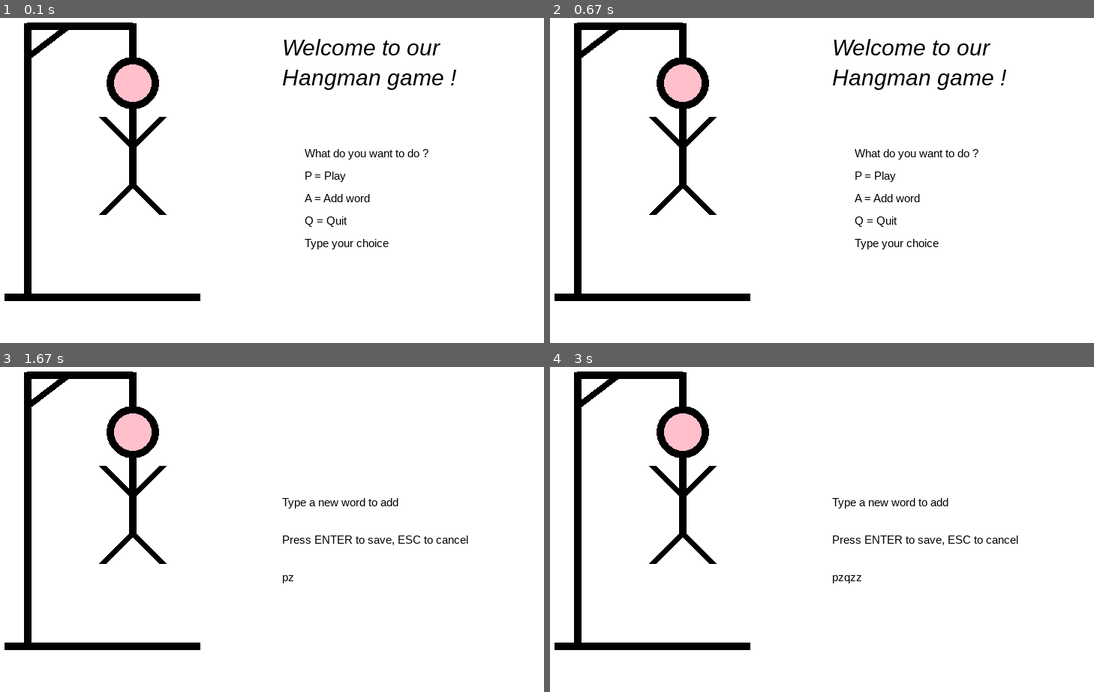
Above: before the commit, frames 1-4 (two rows, left to right).
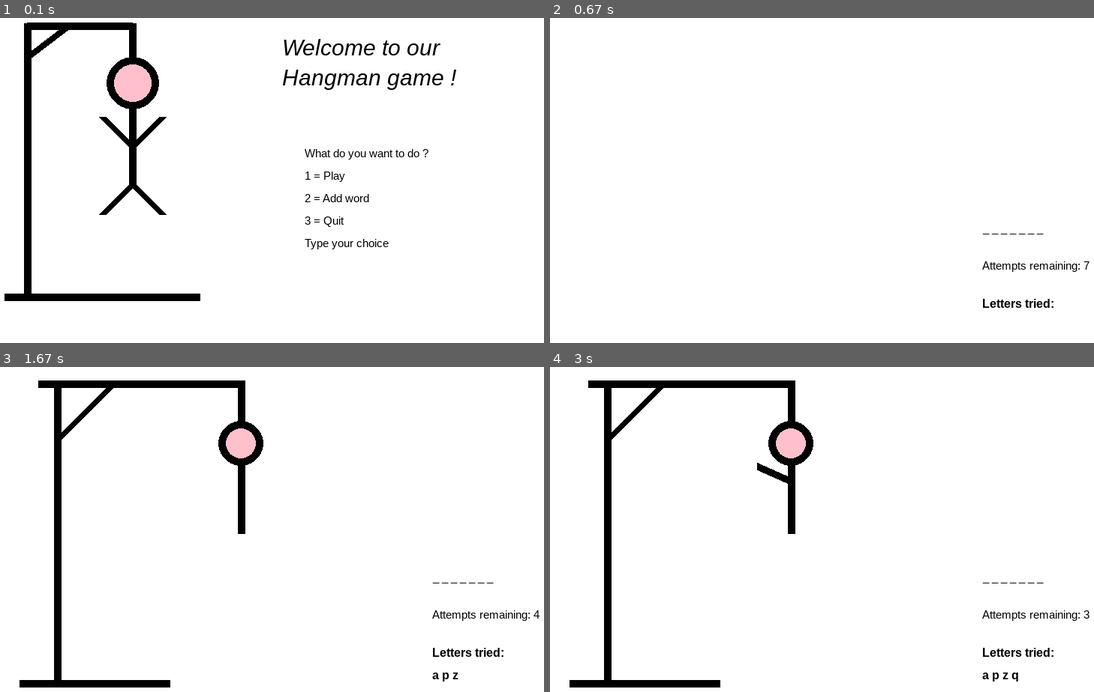
Above: after the commit, the same moments.

Repository: elodie-boweren/Pendu
Game: pygame game, started from main_loop.py
The game is run twice, just before and just after one commit, with the same random seed, the same clock (stepped at 60 frames per second) and the same inputs.
Inputs:
- Up to frame 1 (0.1 s): no input
- Up to frame 2 (0.67 s): tap 1 at 0.33 s
- Up to frame 3 (1.67 s): tap A at 0.67 s; hold P 1-1.47 s; tap Z at 1.5 s
- Up to frame 4 (3 s): hold Q 2.33-2.8 s; tap Z at 2.4, 2.7 s

The runs differ from the first frame. In frame 1, 0.3% of the frame differs, in the area x 56-68%, y 47-65%; in frame 2, 6.8%; in frame 3, 9.8%; in frame 4, 10%, in the area x 0-100%, y 1-99%.

Commit message:
fix menu

Diff:
--- a/Hangman_functions.py
+++ b/Hangman_functions.py
@@ -26,9 +26,9 @@
     text("Welcome to our", title_font, (BLACK), 400, 50)
     text("Hangman game !", title_font, (BLACK), 400, 90)
     text("What do you want to do ?", text_font, (BLACK), 430, 200)
-    text("P = Play", text_font, (BLACK), 430, 230)
-    text("A = Add word", text_font, (BLACK), 430, 260)
-    text("Q = Quit", text_font, (BLACK), 430, 290)
+    text("1 = Play", text_font, (BLACK), 430, 230)
+    text("2 = Add word", text_font, (BLACK), 430, 260)
+    text("3 = Quit", text_font, (BLACK), 430, 290)
     text("Type your choice", text_font, (BLACK), 430, 320)
     display_hangman()
 
--- a/main_loop.py
+++ b/main_loop.py
@@ -24,11 +24,11 @@
     for event in pygame.event.get():
         if event.type == QUIT:
             run = False
-        if key[pygame.K_p] == True:
+        if key[pygame.K_1] == True:
             play_game()
-        elif key[pygame.K_a] == True:
+        elif key[pygame.K_2] == True:
             add_word()
-        elif key[pygame.K_q] == True:
+        elif key[pygame.K_3] == True:
             run = False
 
     pygame.display.update()
